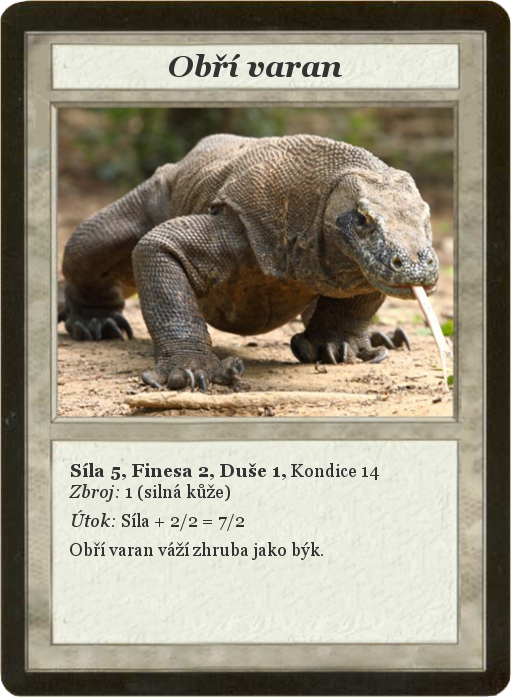
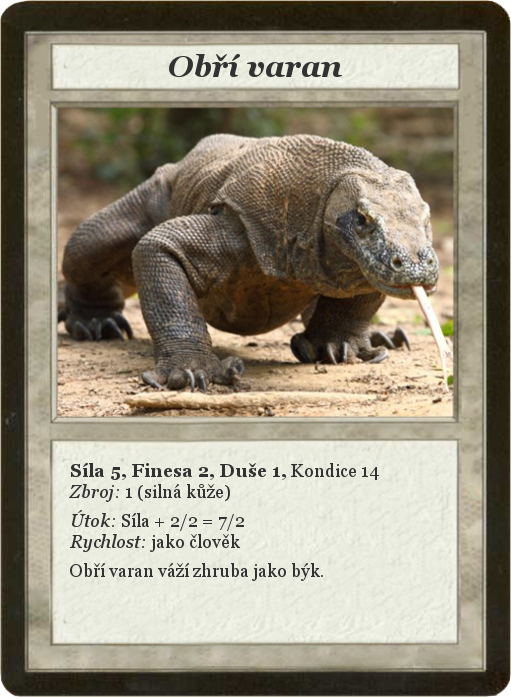
Before/after of a 511px x 697px layered artwork. What changed in the layer stack:
painted on "Síla 5, Finesa 2, Duše 1, Kond..." over [70, 534, 323, 581]
